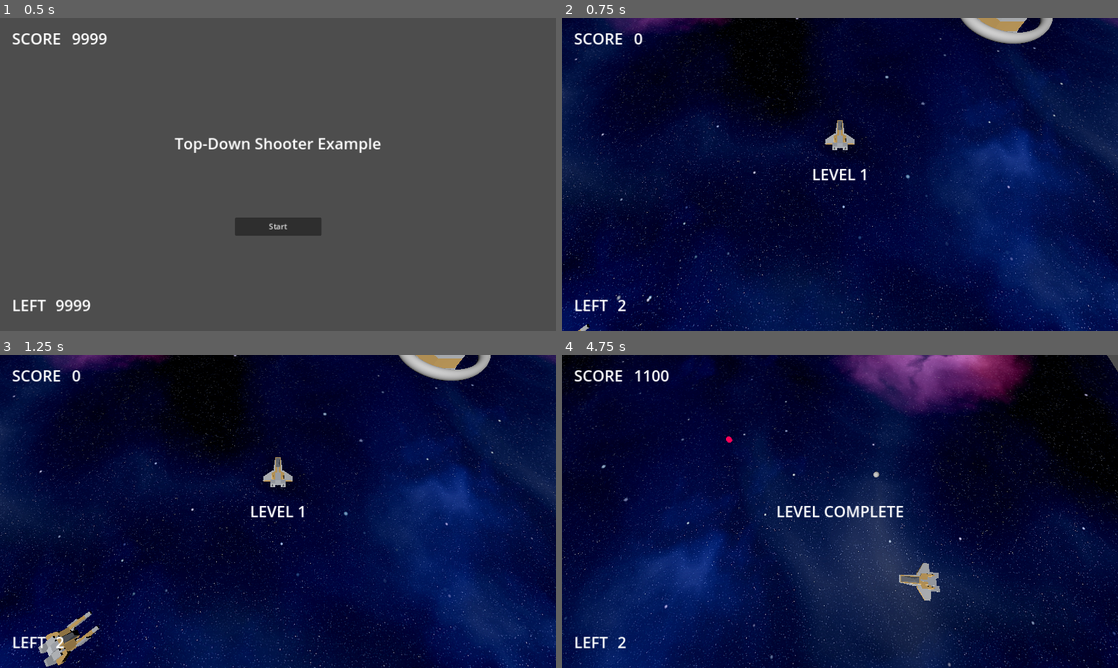
Above: before the commit, frames 1-4 (two rows, left to right).
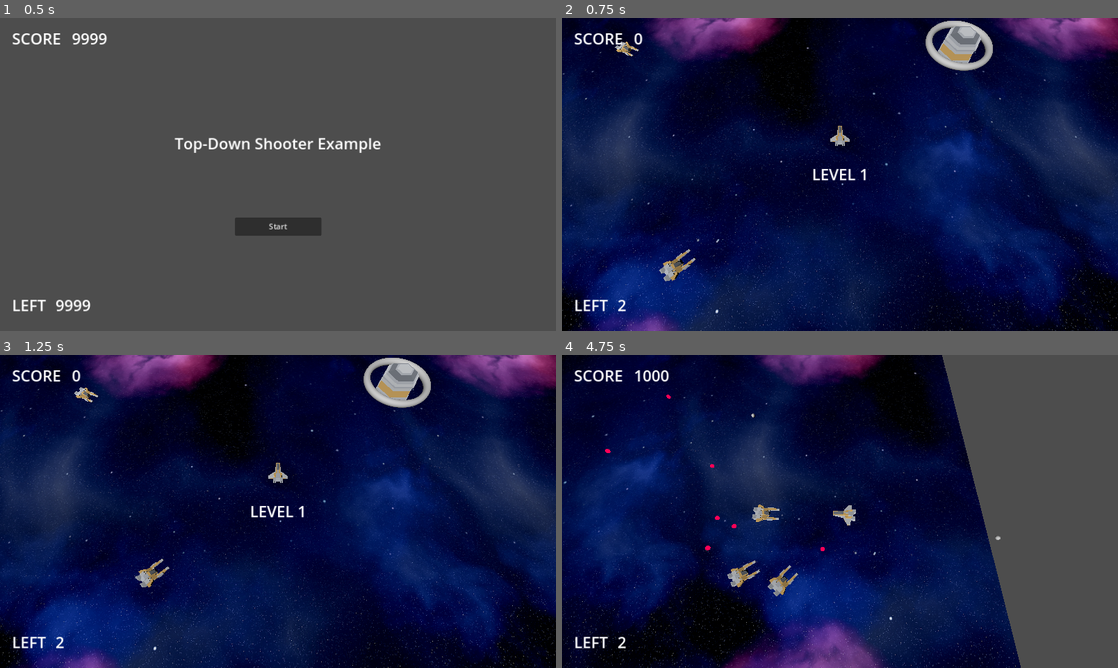
Above: after the commit, the same moments.

Repository: korinVR/TopDownShooterExample
Game: Godot game, scene res://main.tscn
Two runs of this game, one before a commit and one after it. Both use one fixed random seed, a clock stepped at 60 frames per second and the inputs below.
Inputs:
- Up to frame 1 (0.5 s): no input
- Up to frame 2 (0.75 s): click "Start" at 0.5 s
- Up to frame 3 (1.25 s): no input
- Up to frame 4 (4.75 s): hold Right (ui_right) 1.28-2.03 s; tap Space (Fire) every 0.75 s from 1.35 to 4.35 s; hold Down (ui_down) 2.03-2.78 s; hold Right (ui_right) 2.78-3.53 s; hold Up (ui_up) 3.53-4.28 s; hold Left (ui_left) from 4.28 s (still down)

Frame 1 is identical in both runs. In frame 2, 35% of the frame differs, in the area x 0-100%, y 0-100%; in frame 3, 35%; in frame 4, 62%.

Commit message:
Bounce enemies

Diff:
--- a/enemy_base/enemy_base.gd
+++ b/enemy_base/enemy_base.gd
@@ -1,5 +1,6 @@
 extends RigidBody3D
 
 func _on_body_entered(body):
-	GameState.add_score(1000)
-	queue_free()
+	if body.get_collision_layer_value(2):
+		GameState.add_score(1000)
+		queue_free()
--- a/enemy_base/enemy_base.tscn
+++ b/enemy_base/enemy_base.tscn
@@ -1,7 +1,10 @@
-[gd_scene load_steps=5 format=3 uid="uid://c8jg7fjdbtbdm"]
+[gd_scene load_steps=6 format=3 uid="uid://c8jg7fjdbtbdm"]
 
 [ext_resource type="Script" path="res://enemy_base/enemy_base.gd" id="1_76050"]
 [ext_resource type="PackedScene" uid="uid://bmfv2tebe08fr" path="res://enemy_base/hangar_roundB.glb" id="2_khank"]
+
+[sub_resource type="PhysicsMaterial" id="PhysicsMaterial_bn4om"]
+bounce = 1.0
 
 [sub_resource type="TorusMesh" id="TorusMesh_s8qux"]
 inner_radius = 16.0
@@ -14,6 +17,7 @@
 [node name="EnemyBase" type="RigidBody3D" groups=["enemy"]]
 collision_layer = 128
 collision_mask = 3
+physics_material_override = SubResource("PhysicsMaterial_bn4om")
 max_contacts_reported = 1
 contact_monitor = true
 freeze = true
--- a/enemy_ship/enemy_ship.gd
+++ b/enemy_ship/enemy_ship.gd
@@ -36,5 +36,6 @@
 	var direc
 
 func _on_body_entered(body: Node) -> void:
-	GameState.add_score(100)
-	queue_free()
+	if body.get_collision_layer_value(2):
+		GameState.add_score(100)
+		queue_free()
--- a/enemy_ship/enemy_ship.tscn
+++ b/enemy_ship/enemy_ship.tscn
@@ -1,7 +1,10 @@
-[gd_scene load_steps=5 format=3 uid="uid://dbajpjqyku81r"]
+[gd_scene load_steps=6 format=3 uid="uid://dbajpjqyku81r"]
 
 [ext_resource type="Script" path="res://enemy_ship/enemy_ship.gd" id="1_ray2f"]
 [ext_resource type="PackedScene" uid="uid://bt0t81eg1faxa" path="res://enemy_ship/craft_miner.glb" id="2_24txi"]
+
+[sub_resource type="PhysicsMaterial" id="PhysicsMaterial_xkqkf"]
+bounce = 1.0
 
 [sub_resource type="BoxMesh" id="BoxMesh_jux8r"]
 size = Vector3(10, 5, 10)
@@ -11,9 +14,10 @@
 
 [node name="EnemyShip" type="RigidBody3D" groups=["enemy"]]
 collision_layer = 128
-collision_mask = 32771
+collision_mask = 32899
 axis_lock_linear_y = true
 mass = 10000.0
+physics_material_override = SubResource("PhysicsMaterial_xkqkf")
 max_contacts_reported = 1
 contact_monitor = true
 lock_rotation = true
--- a/levels/level_1.tscn
+++ b/levels/level_1.tscn
@@ -28,6 +28,12 @@
 [node name="EnemyShip" parent="." instance=ExtResource("3_fkps6")]
 transform = Transform3D(1, 0, 0, 0, 1, 0, 0, 0, 1, -66.3237, 0, 59.4709)
 
+[node name="EnemyShip2" parent="." instance=ExtResource("3_fkps6")]
+transform = Transform3D(1, 0, 0, 0, 1, 0, 0, 0, 1, -129.279, 0, -60.9965)
+
+[node name="EnemyShip3" parent="." instance=ExtResource("3_fkps6")]
+transform = Transform3D(1, 0, 0, 0, 1, 0, 0, 0, 1, 95.084, 0, -168.916)
+
 [node name="FieldCollision" parent="." instance=ExtResource("4_mfnw1")]
 
 [node name="DirectionalLight3D" type="DirectionalLight3D" parent="."]
--- a/main.gd
+++ b/main.gd
@@ -40,12 +40,14 @@
 			if GameState.is_gameover():
 				_show_message("GAME OVER")
 				await get_tree().create_timer(3).timeout
-				%Level.free()
+				%Level.queue_free()
+				await get_tree().process_frame
 				break
 
 			_show_message("LEVEL COMPLETE")
 			await get_tree().create_timer(3).timeout
-			%Level.free()
+			%Level.queue_free()
+			await get_tree().process_frame
 
 		if !GameState.is_gameover():
 			_show_message("ENDING")
--- a/player/player.tscn
+++ b/player/player.tscn
@@ -7,7 +7,7 @@
 radius = 5.0
 
 [node name="Player" type="RigidBody3D" groups=["player"]]
-collision_mask = 33024
+collision_mask = 33152
 axis_lock_linear_y = true
 mass = 10000.0
 max_contacts_reported = 1
--- a/player_camera/player_camera.gd
+++ b/player_camera/player_camera.gd
@@ -18,4 +18,4 @@
 		return
 
 	target_position = target_position.lerp(player.get_camera_target().global_position, delta * follow_speed)
-	global_position = target_position + offset
+	global_position = target_position + offset * 1.5
